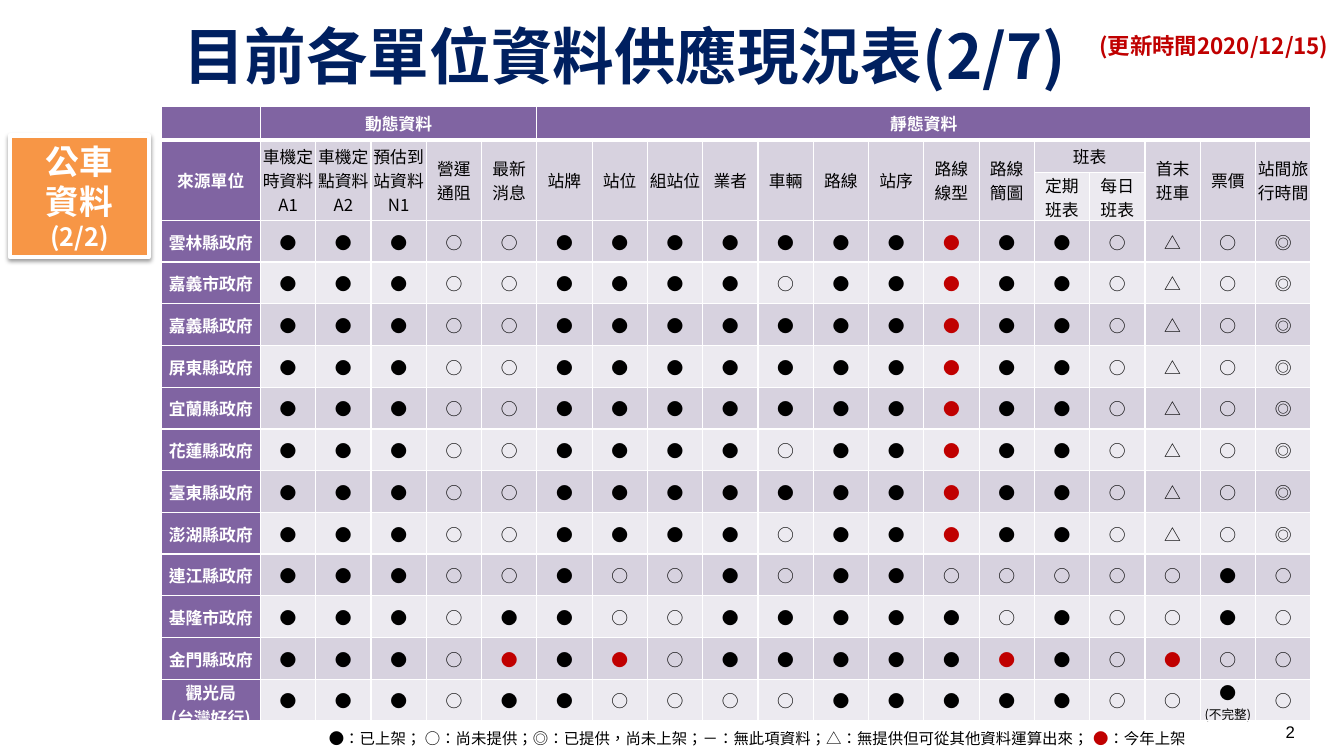
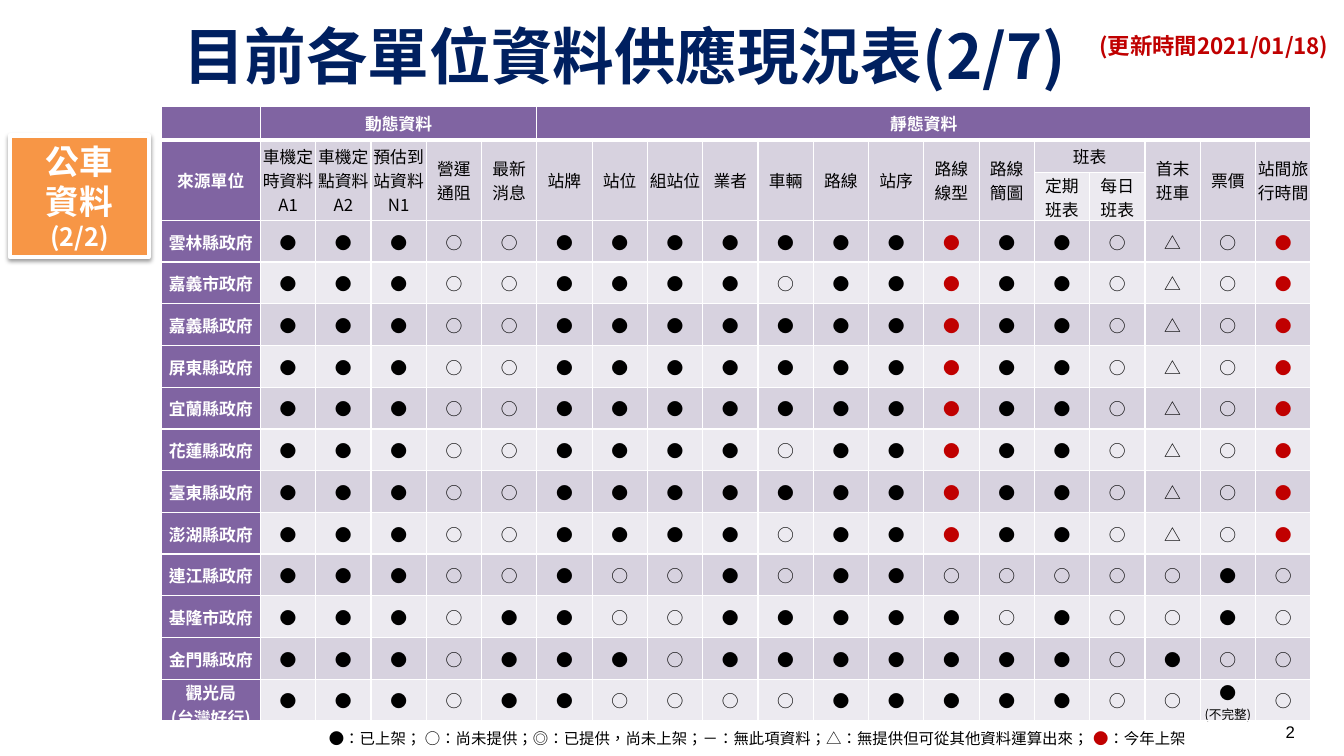
Before and after one commit to ptxmotc/data-provide-status, a slide deck: slide 2 of 各單位資料供應現況表.pptx. Drawn at 1344x756 pixels with LibreOffice and Linux fonts; fonts in the diff are those of the drawing; background and template pictures are left out. Boxes give left, top, right and bottom in pixels: in the first picture for what was removed or moved away, otherwise in the second. Text is boxed around its words. In the diff, an @@ line names an element or a change of style, - is before the commit and + after.

```diff
--- a/各單位資料供應現況表.pptx
+++ b/各單位資料供應現況表.pptx
@@ text at (1100,35,1329,59): text changed @@
-(更新時間2020/12/15)
+(更新時間2021/01/18)
@@ table at (161,106,1315,726) @@
-row 4, column 20: ◎
+row 4, column 20: ●
-row 5, column 20: ◎
+row 5, column 20: ●
-row 6, column 20: ◎
+row 6, column 20: ●
-row 7, column 20: ◎
+row 7, column 20: ●
-row 8, column 20: ◎
+row 8, column 20: ●
-row 9, column 20: ◎
+row 9, column 20: ●
-row 10, column 20: ◎
+row 10, column 20: ●
-row 11, column 20: ◎
+row 11, column 20: ●
@@ text colour #C00000 to #000000 in "●", "●", "●", "●" @@
```
Also in this commit, not shown: 8 other slides changed, 1 other file.
